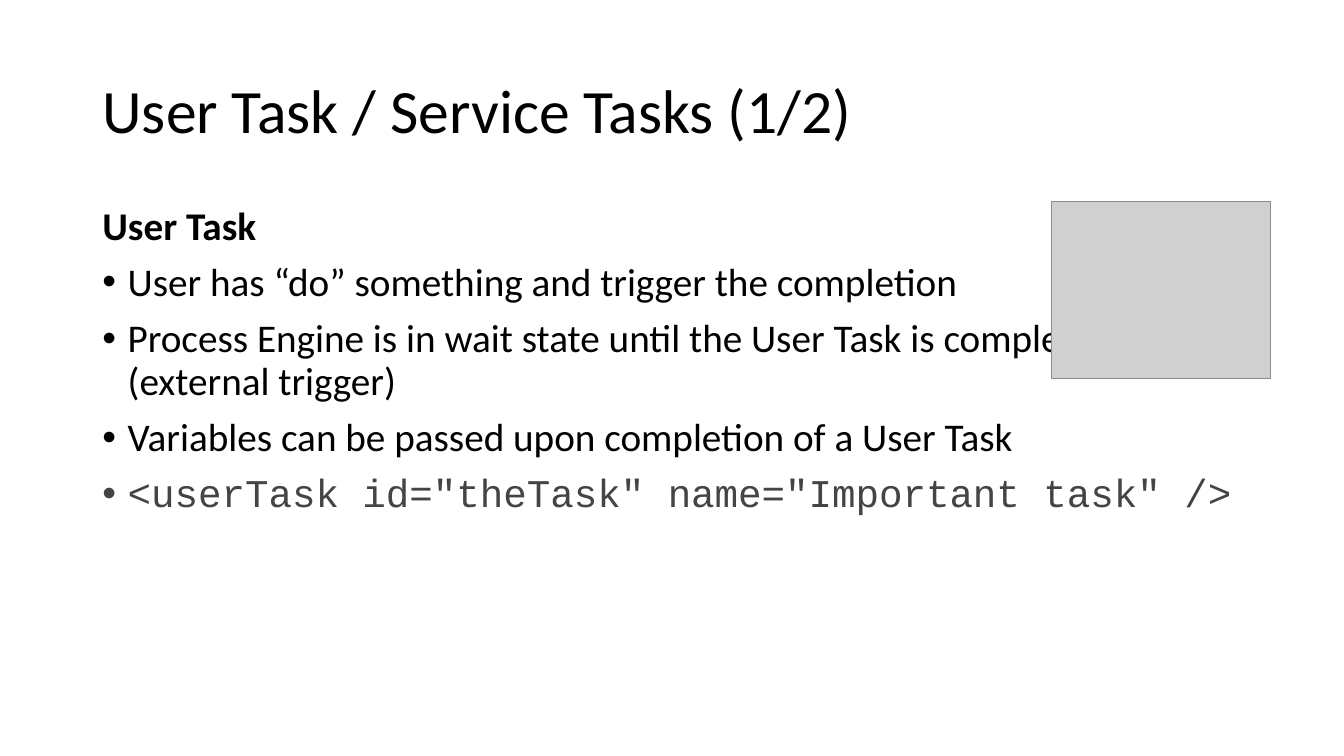
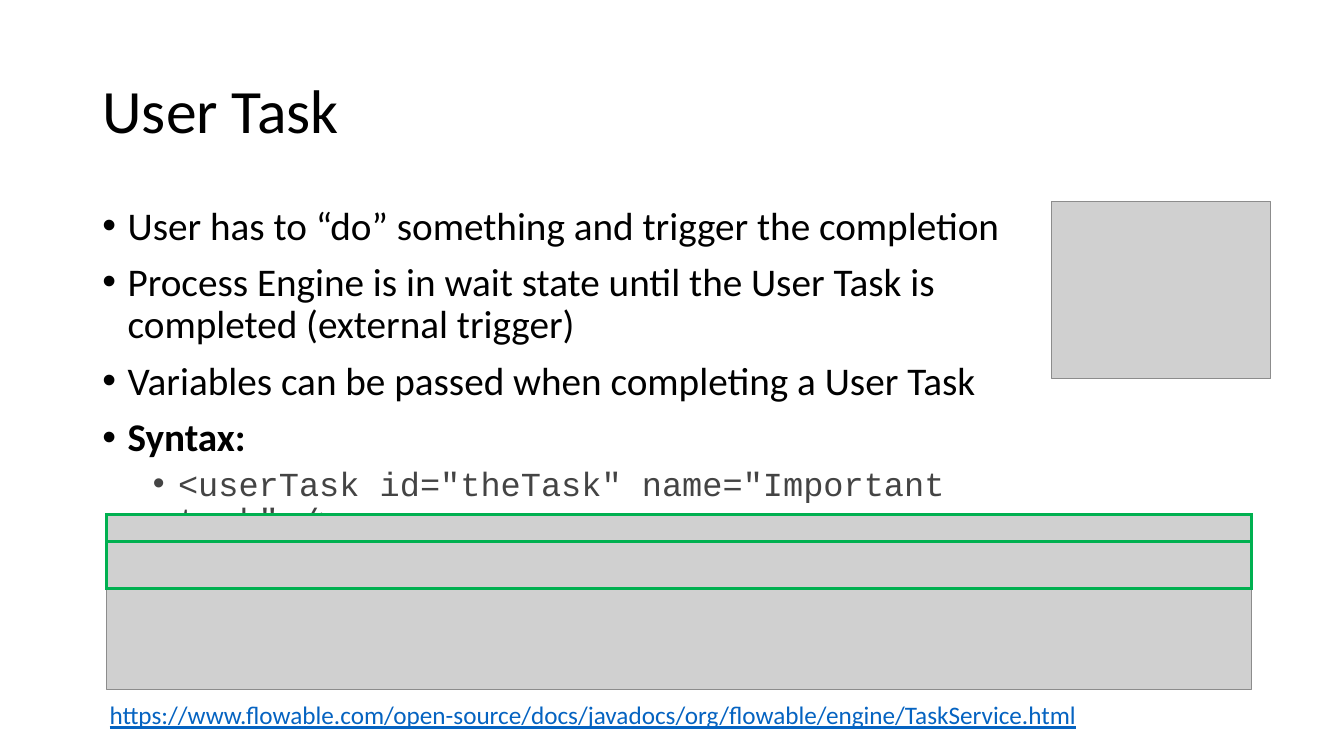
Before and after one commit to nkilchenmann/niks-flowable-demo, a slide deck: slide 9 of flowable-demo/src/main/resources/devsupport/Flowable_Demo.pptx (slide 8 before the commit). Drawn at 1344x756 pixels with LibreOffice and Linux fonts; fonts in the diff are those of the drawing; grey boxes stand for pictures. Boxes give left, top, right and bottom in pixels: in the first picture for what was removed or moved away, otherwise in the second. Text is boxed around its words. In the diff, an @@ line names an element or a change of style, - is before the commit and + after.

```diff
--- a/flowable-demo/src/main/resources/devsupport/Flowable_Demo.pptx
+++ b/flowable-demo/src/main/resources/devsupport/Flowable_Demo.pptx
@@ title at [102,90,339,134]: text changed @@
-User Task / Service Tasks (1/2)
+User Task
@@ text at [128,212,999,247]: text changed @@
-User Task
-• User has “do” something and trigger the completion
+• User has to “do” something and trigger the completion
@@ text at [128,367,975,457]: text changed @@
-• Variables can be passed upon completion of a User Task
+• Variables can be passed when completing a User Task
+• Syntax:
@@ text at [178,471,945,541]: size 28 to 24 pt in "<userTask id="theTask" name="Important task" />"; list level 1 to 2 in "<userTask id="theTask" name="Important task" />" @@
@@ picture added at [107,514,1252,689] @@
@@ rectangle added at [107,514,1252,541], outline #00B050 2.25 pt @@
@@ rectangle added at [107,541,1252,588], outline #00B050 2.25 pt @@
@@ text added at [110,706,1076,729], 18 pt, text #0563C1, underline @@
+https://www.flowable.com/open-source/docs/javadocs/org/flowable/engine/TaskService.html
```
Also in this commit, not shown: 8 other slides changed, 2 slides added, 1 slide removed.
